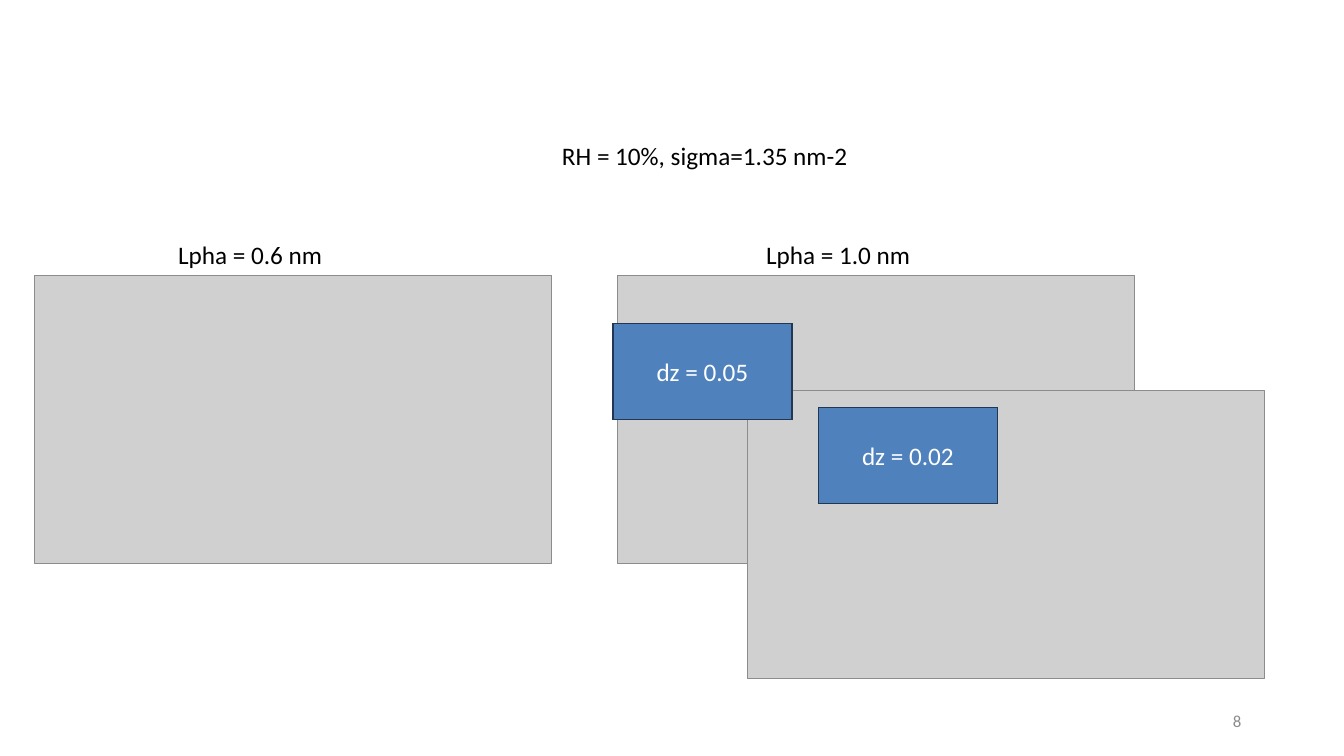
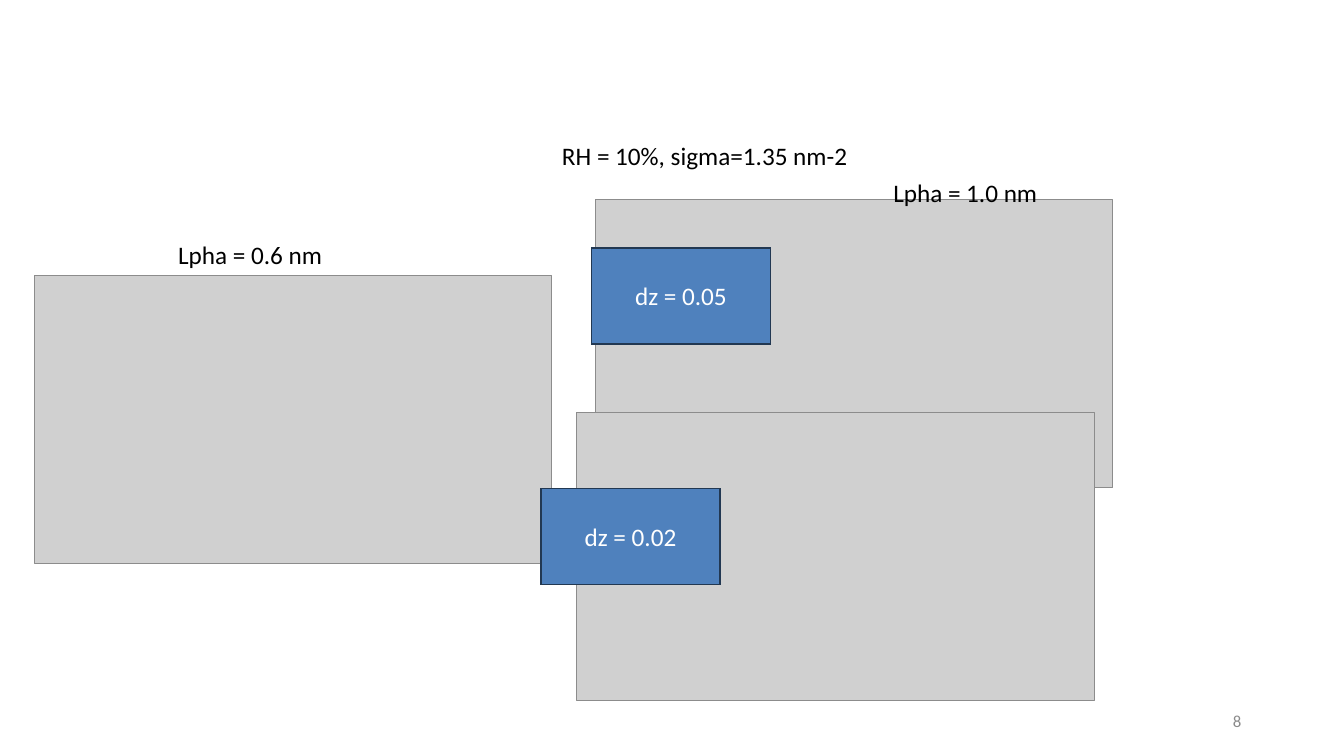
Before and after one commit to tyokokur/presentations, a slide deck: slide 8 of NAF.pptx. Drawn at 1344x756 pixels with LibreOffice and Linux fonts; fonts in the diff are those of the drawing; grey boxes stand for pictures; background and template pictures are left out. Boxes give left, top, right and bottom in pixels: in the first picture for what was removed or moved away, otherwise in the second. Text is boxed around its words. In the diff, an @@ line names an element or a change of style, - is before the commit and + after.

Commit message:
autocommit

```diff
--- a/NAF.pptx
+++ b/NAF.pptx
@@ text "Lpha = 1.0 nm": place and size @@
-text "Lpha = 1.0 nm" at (766, 246, 910, 268)
+text "Lpha = 1.0 nm" at (893, 181, 1037, 206)
@@ picture: place and size @@
-picture at (617, 275, 1134, 564)
+picture at (596, 200, 1113, 488)
@@ rectangle "dz = 0.05": place and size @@
-rectangle "dz = 0.05" at (613, 324, 792, 419)
+rectangle "dz = 0.05" at (592, 248, 771, 344)
@@ picture: place and size @@
-picture at (747, 391, 1264, 680)
+picture at (577, 412, 1094, 701)
@@ rectangle "dz = 0.02": place and size @@
-rectangle "dz = 0.02" at (819, 407, 998, 503)
+rectangle "dz = 0.02" at (541, 489, 721, 585)
```
